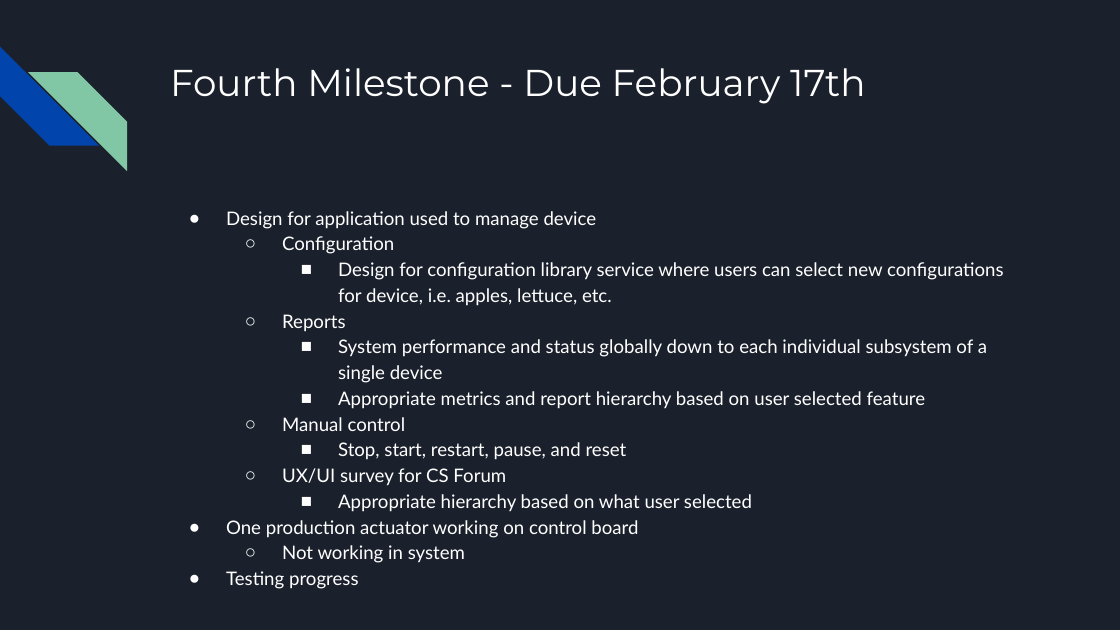
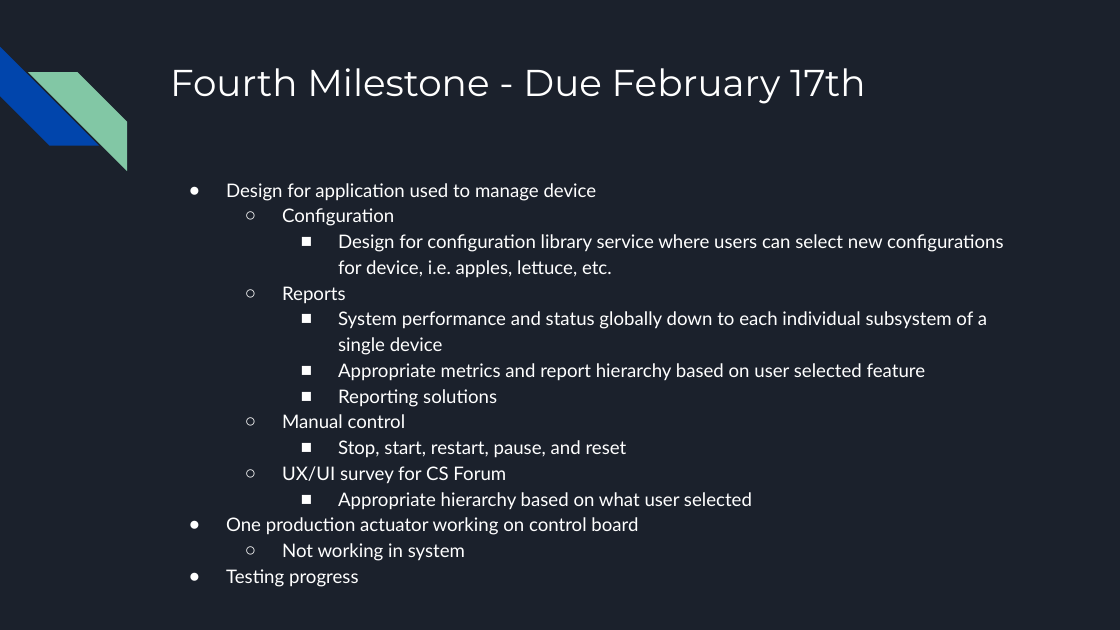
Before and after one commit to killsap/automated-multi-cycle-farming-in-space-website, a slide deck: slide 14 of docs/ProjectPlanPresentation2ndSemester.pptx (slide 10 before the commit). Drawn at 1120x630 pixels with LibreOffice and Linux fonts; fonts in the diff are those of the drawing. Boxes give left, top, right and bottom in pixels: in the first picture for what was removed or moved away, otherwise in the second. Text is boxed around its words. In the diff, an @@ line names an element or a change of style, - is before the commit and + after.

```diff
--- a/docs/ProjectPlanPresentation2ndSemester.pptx
+++ b/docs/ProjectPlanPresentation2ndSemester.pptx
@@ text "Design for application used to ..." moved from (x1=226, y1=211, x2=1004, y2=563) to (x1=226, y1=183, x2=1004, y2=535) @@
@@ text at (x1=338, y1=389, x2=497, y2=407): paragraph added @@
+    ■ Reporting solutions
```
Also in this commit, not shown: 8 other slides changed, 6 slides added, 1 slide removed.
